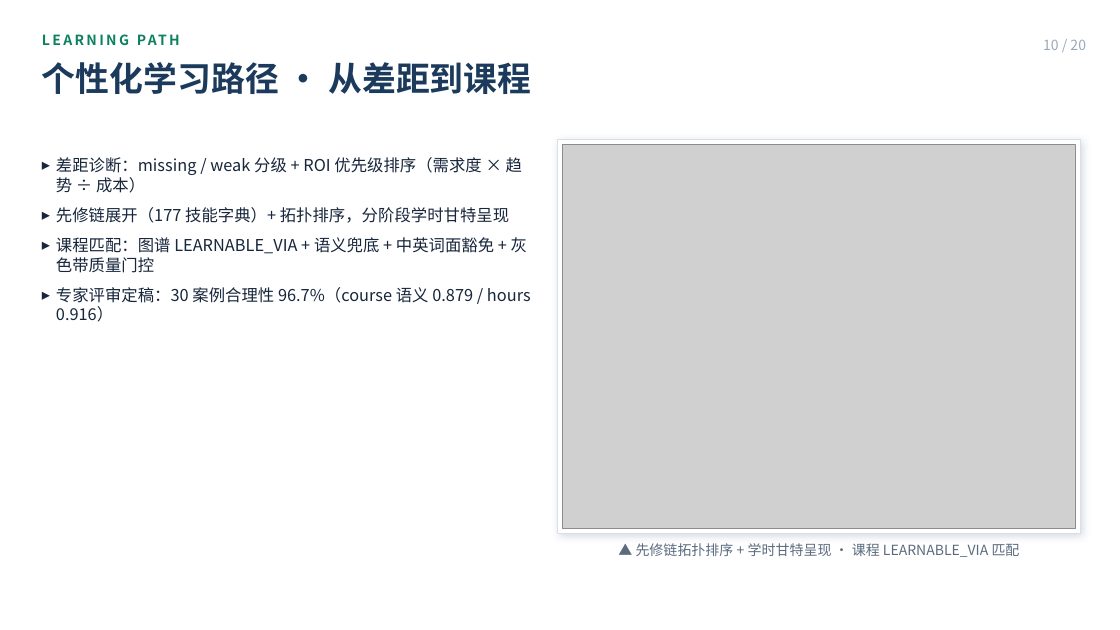
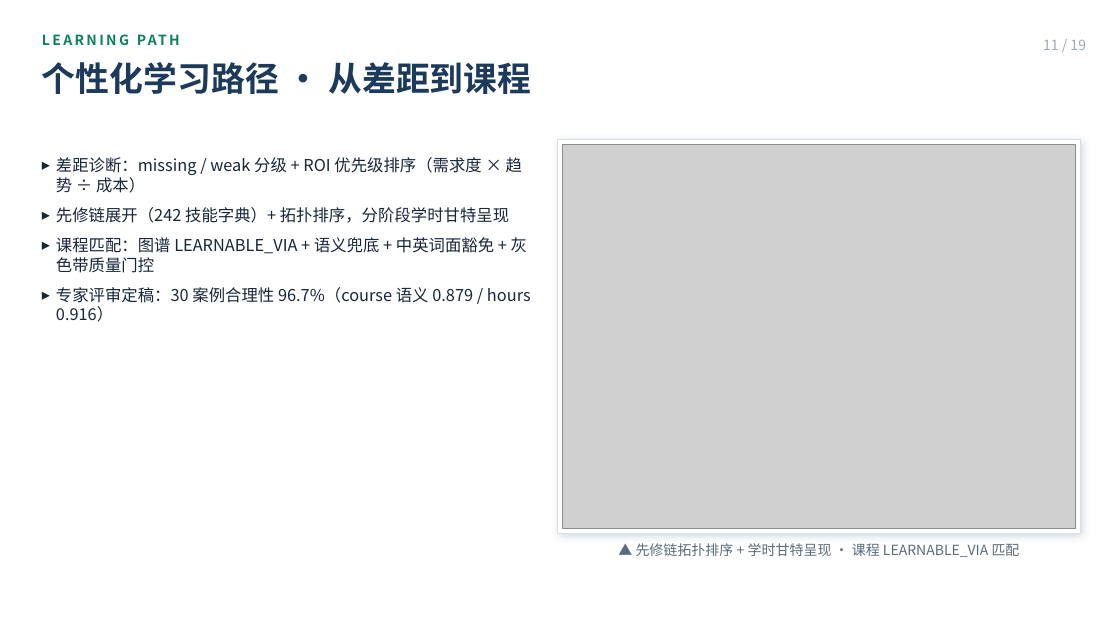
Before and after one commit to Sanksu/zhigang-compass, a slide deck: slide 11 of docs/m5/智岗罗盘_答辩PPT_终稿.pptx (slide 10 before the commit). Drawn at 1120x630 pixels with LibreOffice and Linux fonts; fonts in the diff are those of the drawing; grey boxes stand for pictures. Boxes give left, top, right and bottom in pixels: in the first picture for what was removed or moved away, otherwise in the second. Text is boxed around its words. In the diff, an @@ line names an element or a change of style, - is before the commit and + after.

Commit message:
docs(m5): PPT 对齐 0904 实查口径并移除首页/尾页底图
- 核查 LEARNABLE_VIA 学时甘特口径、三视图配图与数据规模页，改为对齐实查结果
- 移除团队分工与项目里程碑页
- 新增全流程链路页与 LLM 自动治理+人工审核说明
- 删除首页/尾页底图及遮罩，深底页改纯色背景；techstack/portrait 以既有图占位
- 重建 19 页 pptx 产物

```diff
--- a/docs/m5/智岗罗盘_答辩PPT_终稿.pptx
+++ b/docs/m5/智岗罗盘_答辩PPT_终稿.pptx
@@ text at bbox=[1043, 40, 1086, 50]: text changed @@
-10 / 20
+11 / 19
@@ text at bbox=[56, 207, 509, 223]: text changed @@
-▸ 先修链展开（177 技能字典）+ 拓扑排序，分阶段学时甘特呈现
+▸ 先修链展开（242 技能字典）+ 拓扑排序，分阶段学时甘特呈现
```
Also in this commit, not shown: 17 other slides changed, 1 slide added, 2 slides removed, 5 other files.
